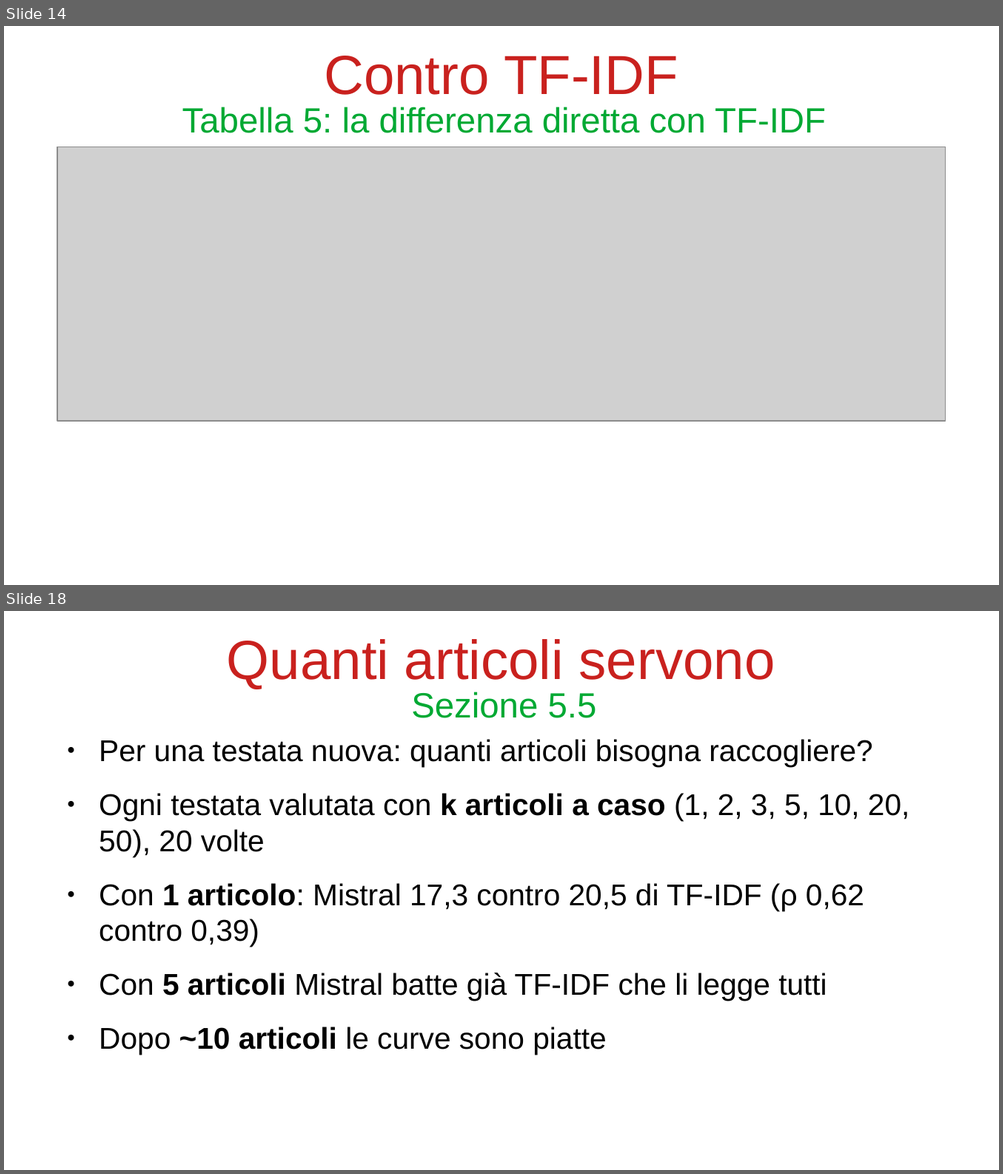
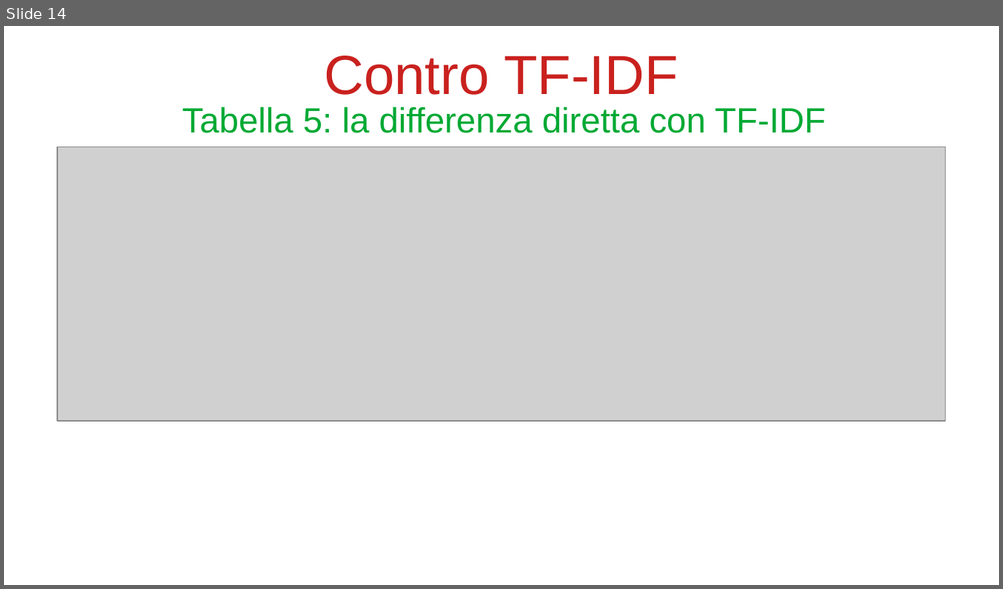
Before and after one commit to bianchi-john/PublisherClassification, a slide deck: Presentazioni/Paper rivista/PaperRivista.odp. Shown one above the other, each under a label of ours: slides 14 and 18 before the commit, slide 14 after it; the slides between them are not shown. The pictures are 1003x1174 and 1003x589 pixels, drawn with LibreOffice and Linux fonts; fonts in the diff are those of the drawing; grey boxes stand for pictures. Boxes give left, top, right and bottom in pixels: in the first picture for what was removed or moved away, otherwise in the second. Text is boxed around its words. In the diff, an @@ line names an element or a change of style, - is before the commit and + after.

```diff
--- a/Presentazioni/Paper rivista/PaperRivista.odp
+++ b/Presentazioni/Paper rivista/PaperRivista.odp
@@ slide 18 removed at bbox=[4, 611, 999, 1170], background #FFFFFF @@
@@ title removed at bbox=[227, 639, 775, 689] @@
-Quanti articoli servono
@@ title removed at bbox=[411, 692, 597, 718] @@
-Sezione 5.5
@@ text removed at bbox=[99, 739, 909, 1055] @@
-● Per una testata nuova: quanti articoli bisogna raccogliere?
-● Ogni testata valutata con k articoli a caso (1, 2, 3, 5, 10, 20, 50), 20 volte
-● Con 1 articolo: Mistral 17,3 contro 20,5 di TF-IDF (ρ 0,62 contro 0,39)
-● Con 5 articoli Mistral batte già TF-IDF che li legge tutti
-● Dopo ~10 articoli le curve sono piatte
```
Also in this commit, not shown: 14 slides changed, 4 slides added, 5 other slides removed, 29 other files.
